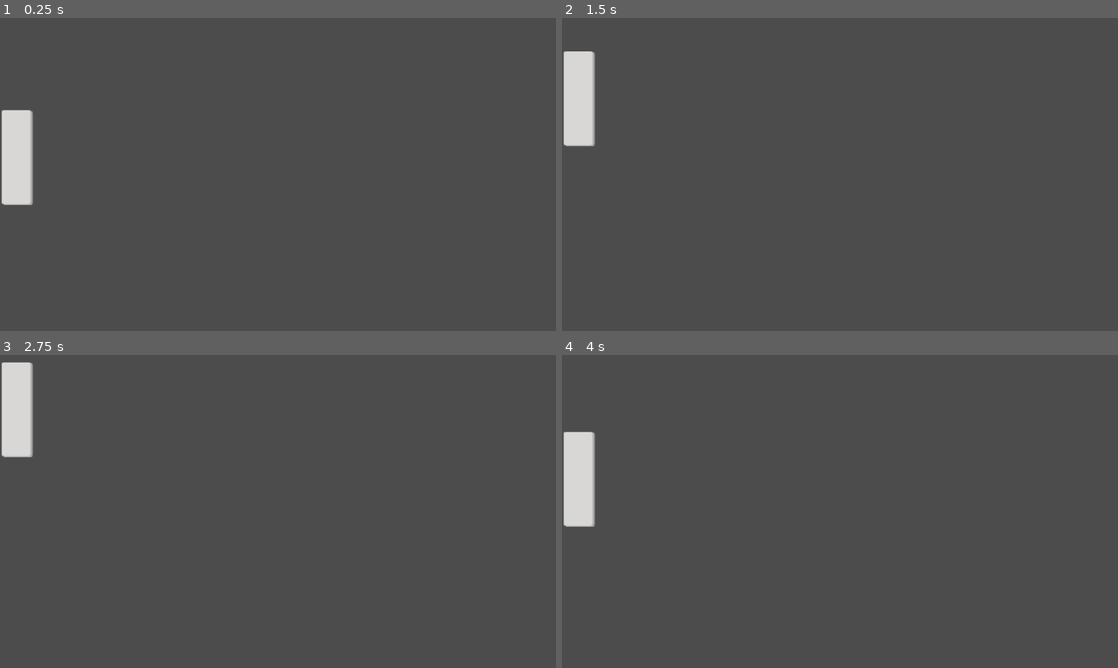
Above: before the commit, frames 1-4 (two rows, left to right).
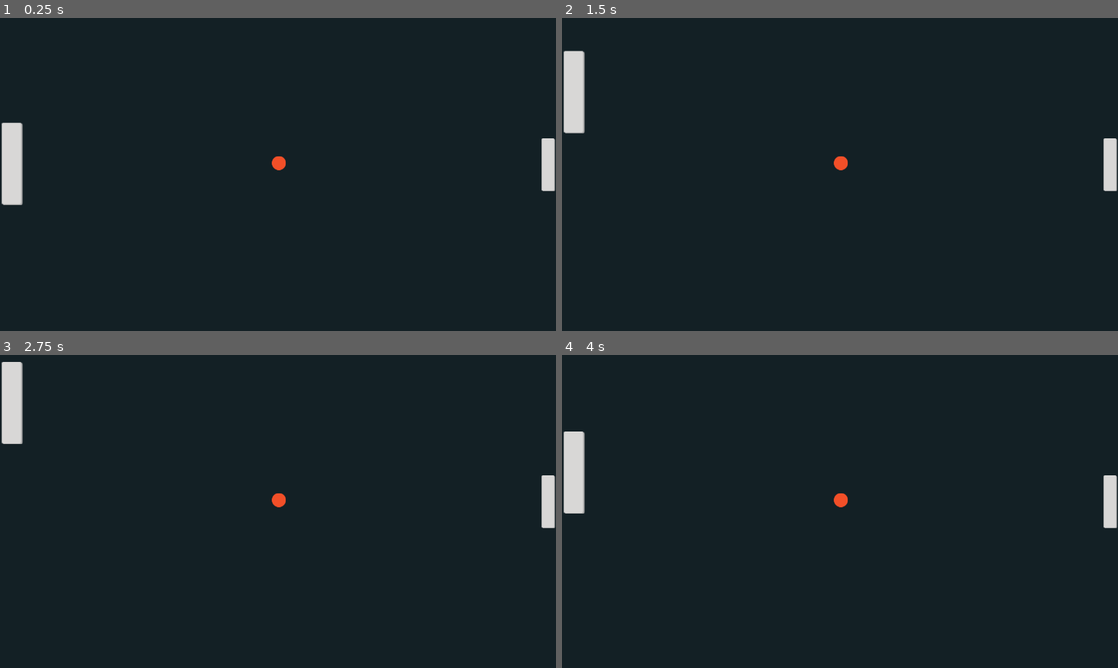
Above: after the commit, the same moments.

Repository: amitkalay/godot-tutorial
Game: Godot game, scene res://Level/Level.tscn
The game is run twice, just before and just after one commit, with the same random seed, the same clock (stepped at 60 frames per second) and the same inputs. Before the commit the project has no main scene; this scene is started directly in both runs.
Inputs:
- Up to frame 1 (0.25 s): no input
- Up to frame 2 (1.5 s): tap Enter at 0.5 s; hold Up (ui_up) 0.53-1.28 s; hold Down (ui_down) from 1.28 s (still down)
- Up to frame 3 (2.75 s): release Down (ui_down) at 2.03 s; hold Up (ui_up) from 2.03 s (still down)
- Up to frame 4 (4 s): tap Space at 3.5 s; release Up (ui_up) at 3.53 s; hold Down (ui_down) from 3.53 s (still down)

The runs differ from the first frame. In frame 1, 99% of the frame differs, in the area x 0-100%, y 0-100%; in frame 2, 99%; in frame 3, 99%; in frame 4, 99%.

Commit message:
added all the basic elements of the pong game

Diff:
--- /dev/null
+++ b/Pong_Game/Ball/Ball.tscn
@@ -0,0 +1,14 @@
+[gd_scene load_steps=3 format=2]
+
+[ext_resource path="res://Assets/Ball.png" type="Texture" id=1]
+
+[sub_resource type="CircleShape2D" id=1]
+radius = 16.1346
+
+[node name="Ball" type="KinematicBody2D"]
+
+[node name="Sprite" type="Sprite" parent="."]
+texture = ExtResource( 1 )
+
+[node name="CollisionShape2D" type="CollisionShape2D" parent="."]
+shape = SubResource( 1 )
--- a/Pong_Game/Level/Level.tscn
+++ b/Pong_Game/Level/Level.tscn
@@ -1,11 +1,21 @@
-[gd_scene load_steps=3 format=2]
+[gd_scene load_steps=5 format=2]
 
 [ext_resource path="res://Player.tscn" type="PackedScene" id=1]
+[ext_resource path="res://Opponent/Opponent.tscn" type="PackedScene" id=2]
+[ext_resource path="res://Ball/Ball.tscn" type="PackedScene" id=3]
 
 [sub_resource type="RectangleShape2D" id=1]
-extents = Vector2( 1166.13, 22.6613 )
+extents = Vector2( 1758.63, 22.6613 )
 
 [node name="Level" type="Node"]
+
+[node name="ColorRect" type="ColorRect" parent="."]
+anchor_right = 1.0
+anchor_bottom = 1.0
+color = Color( 0.0784314, 0.129412, 0.14902, 1 )
+__meta__ = {
+"_edit_use_anchors_": false
+}
 
 [node name="Player" parent="." instance=ExtResource( 1 )]
 position = Vector2( 28.8511, 315.014 )
@@ -22,3 +32,9 @@
 [node name="CollisionShape2D" type="CollisionShape2D" parent="WallBottom"]
 position = Vector2( 768.108, 8.23461 )
 shape = SubResource( 1 )
+
+[node name="Opponent" parent="." instance=ExtResource( 2 )]
+position = Vector2( 1262.94, 337.735 )
+
+[node name="Ball" parent="." instance=ExtResource( 3 )]
+position = Vector2( 642.058, 333.71 )
--- /dev/null
+++ b/Pong_Game/Opponent/Opponent.tscn
@@ -0,0 +1,16 @@
+[gd_scene load_steps=3 format=2]
+
+[ext_resource path="res://Assets/Paddle.png" type="Texture" id=1]
+
+[sub_resource type="RectangleShape2D" id=1]
+extents = Vector2( 13, 61 )
+
+[node name="Opponent" type="KinematicBody2D"]
+
+[node name="Sprite" type="Sprite" parent="."]
+texture = ExtResource( 1 )
+
+[node name="CollisionShape2D" type="CollisionShape2D" parent="."]
+visible = false
+position = Vector2( -1, 0 )
+shape = SubResource( 1 )
--- a/Pong_Game/Player.tscn
+++ b/Pong_Game/Player.tscn
@@ -4,21 +4,22 @@
 [ext_resource path="res://Player.gd" type="Script" id=2]
 
 [sub_resource type="RectangleShape2D" id=1]
-extents = Vector2( 13.671, 59.7327 )
+extents = Vector2( 11.5071, 51.5325 )
 
 [node name="Player" type="KinematicBody2D"]
-position = Vector2( 45.5, 305.5 )
+position = Vector2( 23.5, 336.5 )
 scale = Vector2( 2.34424, 1.80267 )
 script = ExtResource( 2 )
+
+[node name="Sprite" type="Sprite" parent="."]
+position = Vector2( -0.040309, 11.3458 )
+scale = Vector2( 0.669747, 0.867048 )
+texture = ExtResource( 1 )
+
+[node name="CollisionShape2D" type="CollisionShape2D" parent="."]
+position = Vector2( -0.629353, 10.7663 )
+scale = Vector2( 1, 1 )
+shape = SubResource( 1 )
 __meta__ = {
 "_edit_group_": true
 }
-
-[node name="CollisionShape2D" type="CollisionShape2D" parent="."]
-position = Vector2( 4.06289, 2.64175 )
-shape = SubResource( 1 )
-
-[node name="Sprite" type="Sprite" parent="."]
-position = Vector2( 5.07862, 3.30219 )
-scale = Vector2( 1, 1 )
-texture = ExtResource( 1 )
--- a/Pong_Game/project.godot
+++ b/Pong_Game/project.godot
@@ -11,6 +11,7 @@
 [application]
 
 config/name="Pong"
+run/main_scene="res://Level/Level.tscn"
 config/icon="res://icon.png"
 
 [display]
